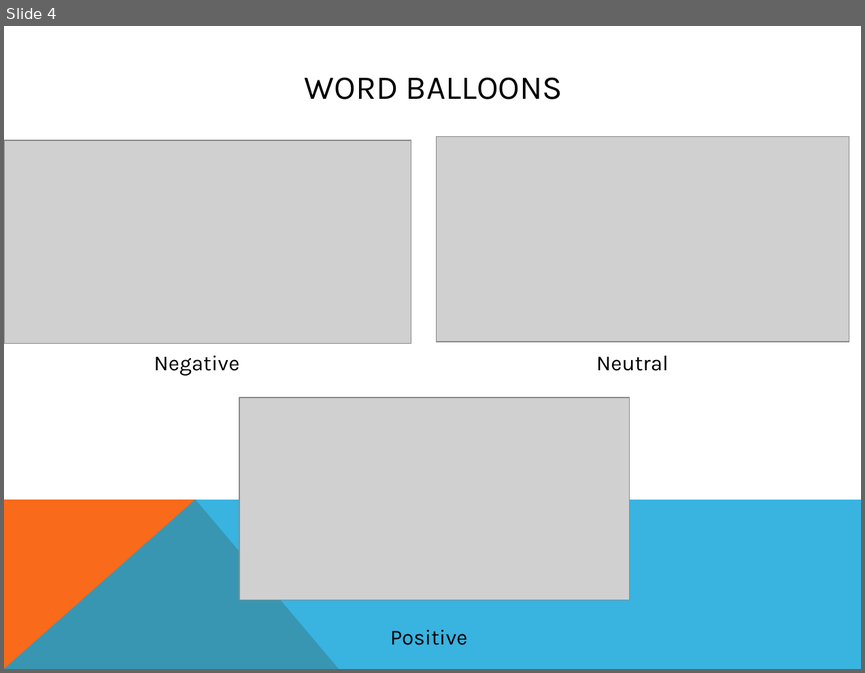
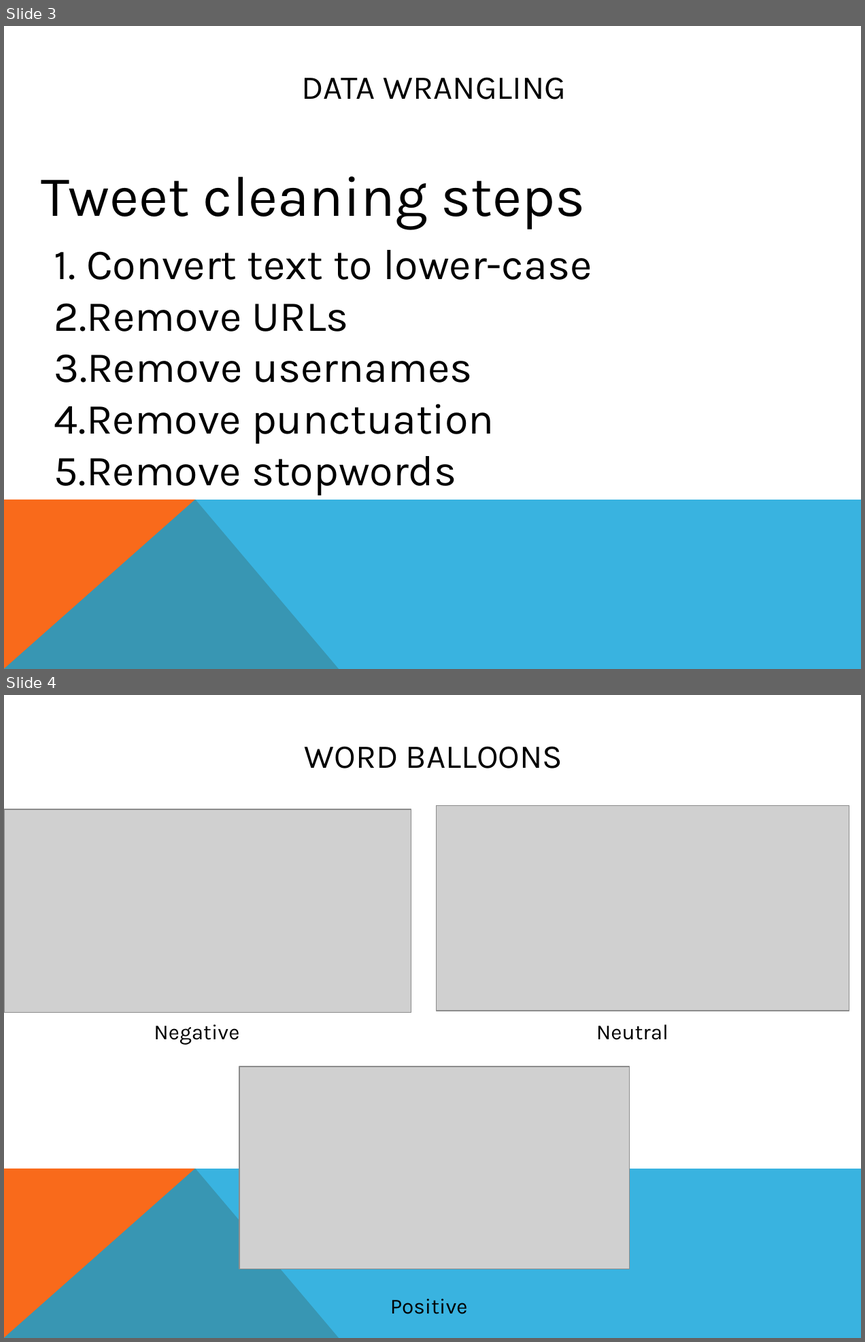
Before and after one commit to willjdew/Airline-Twitter-Sentiment, a slide deck: documents/Twitter US Airline Sentiment Analysis PP.pptx. Shown one above the other, each under a label of ours: slide 4 before the commit, slides 3 and 4 after it. The pictures are 865x673 and 865x1342 pixels, drawn with LibreOffice and Linux fonts; fonts in the diff are those of the drawing; grey boxes stand for pictures. Boxes give left, top, right and bottom in pixels: in the first picture for what was removed or moved away, otherwise in the second. Text is boxed around its words. In the diff, an @@ line names an element or a change of style, - is before the commit and + after.

```diff
--- a/documents/Twitter US Airline Sentiment Analysis PP.pptx
+++ b/documents/Twitter US Airline Sentiment Analysis PP.pptx
@@ slide 3 added at bbox=[4, 26, 861, 669], background #FFFFFF; not listed: 2 template elements that a slide beside it also shows @@
@@ title added at bbox=[301, 77, 566, 99], 28 pt, text #000000 @@
+DATA WRANGLING
@@ text added at bbox=[41, 176, 585, 229], 48 pt, text #000000 @@
+Tweet cleaning steps
@@ text added at bbox=[54, 250, 592, 495], 36 pt, text #000000 @@
+1. Convert text to lower-case
+2. Remove URLs
+3. Remove usernames
+4. Remove punctuation
+5. Remove stopwords
```
Also in this commit, not shown: 1 slide changed, 4 other slides added, 3 slides removed, 1 other file.
